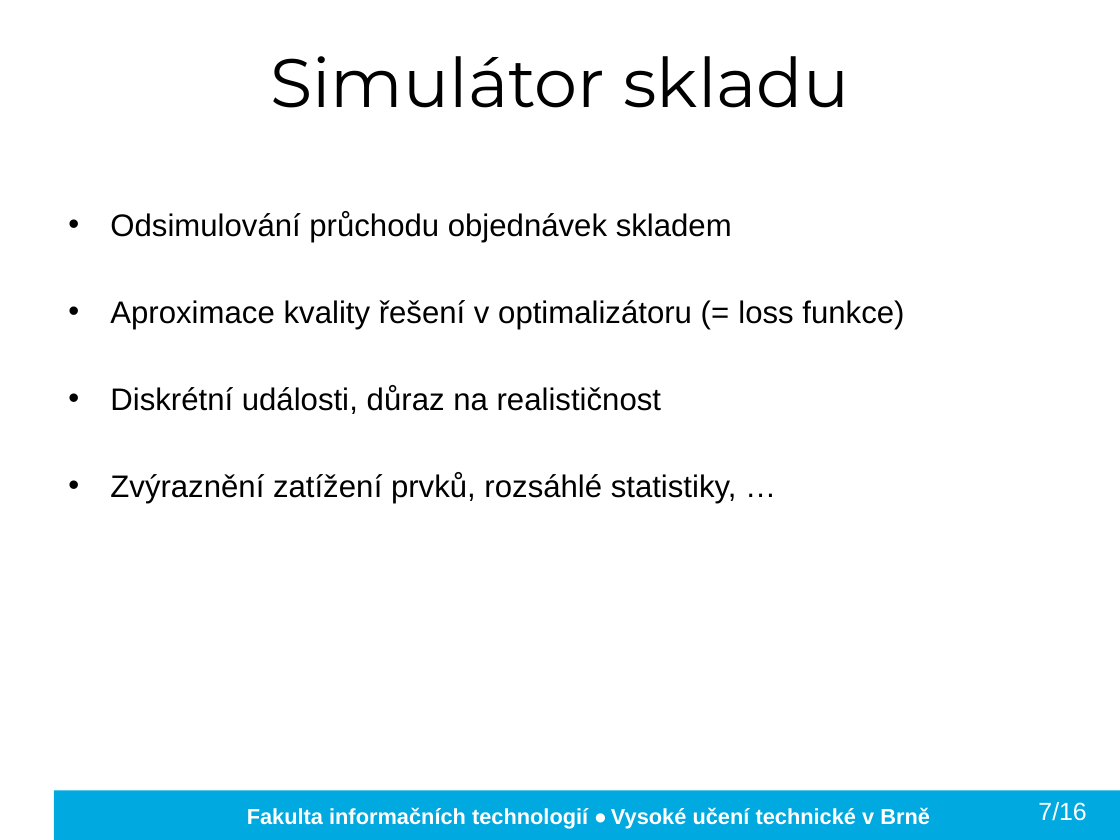
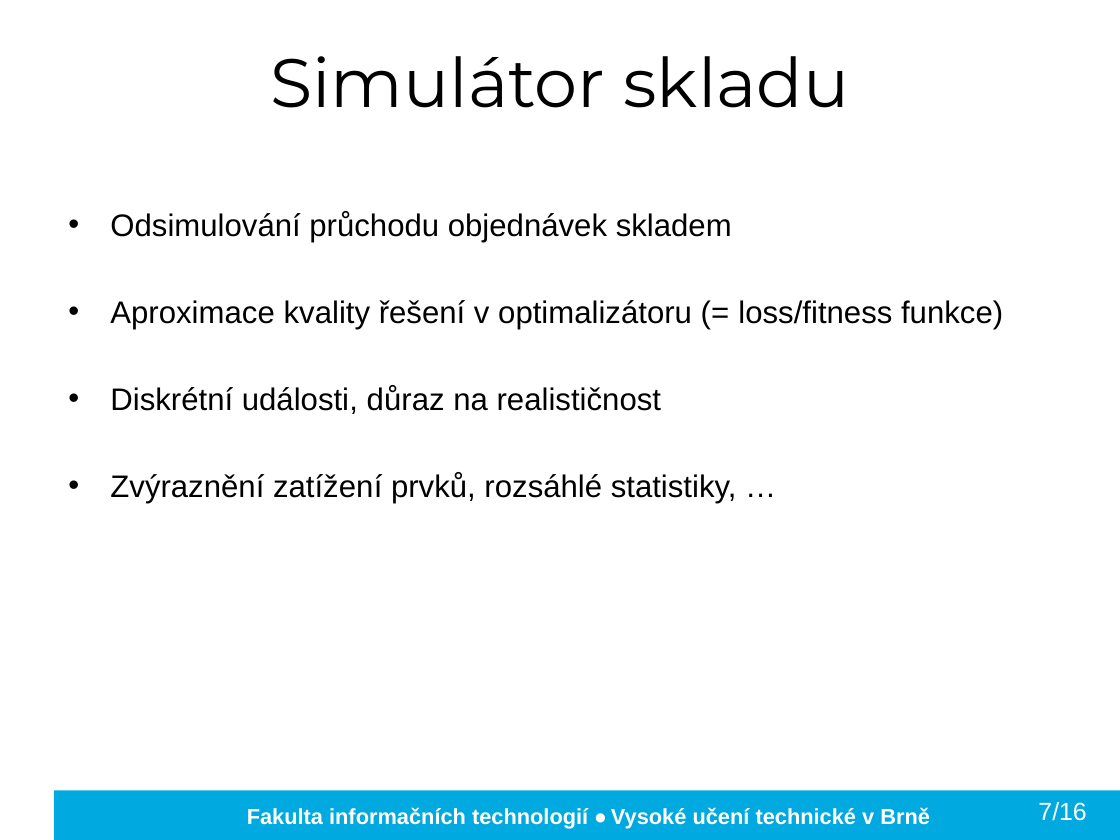
Before and after one commit to kocica/warehouse-manager, a slide deck: slide 8 of doc/xkocic01.pptx. Drawn at 1120x840 pixels with LibreOffice and Linux fonts; fonts in the diff are those of the drawing; background and template pictures are left out. Boxes give left, top, right and bottom in pixels: in the first picture for what was removed or moved away, otherwise in the second. Text is boxed around its words. In the diff, an @@ line names an element or a change of style, - is before the commit and + after.

```diff
--- a/doc/xkocic01.pptx
+++ b/doc/xkocic01.pptx
@@ text at <box>110,300,1003,329</box>: text changed @@
-• Aproximace kvality řešení v optimalizátoru (= loss funkce)
+• Aproximace kvality řešení v optimalizátoru (= loss/fitness funkce)
```
Also in this commit, not shown: 9 other slides changed, 1 other file.
